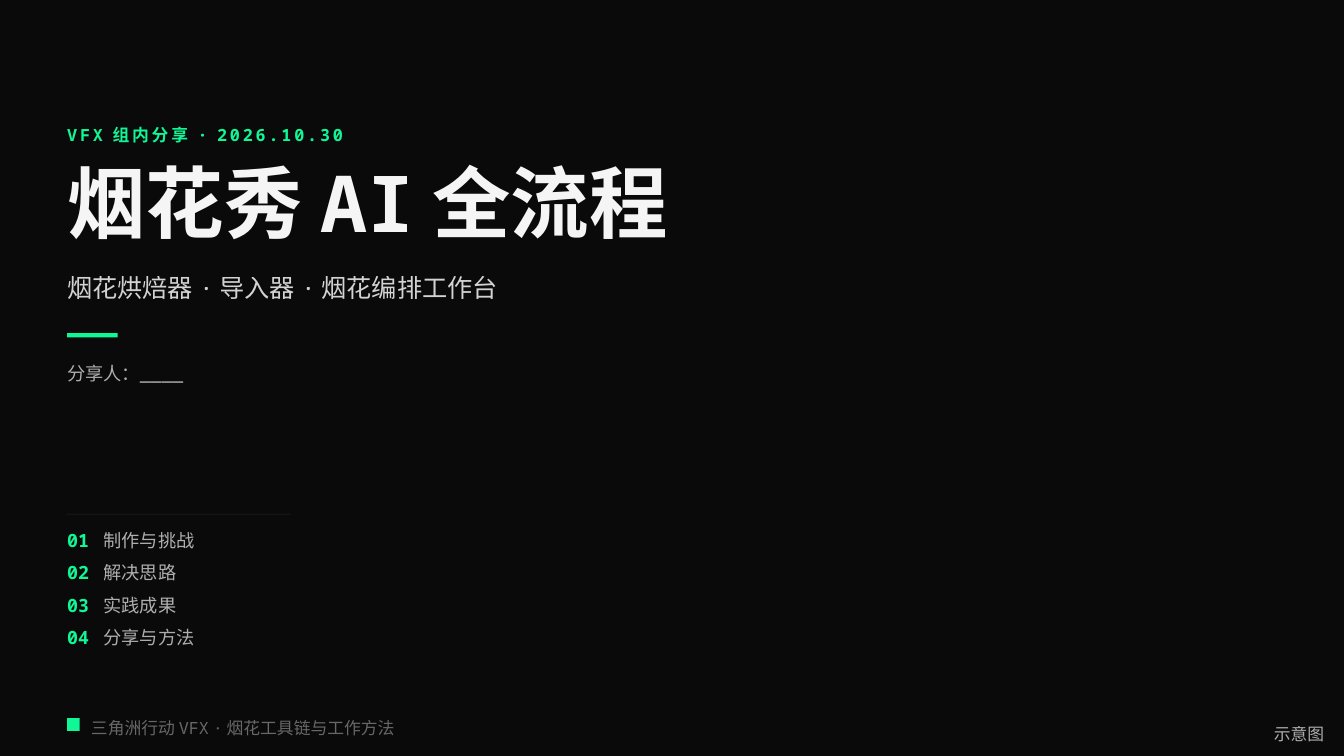
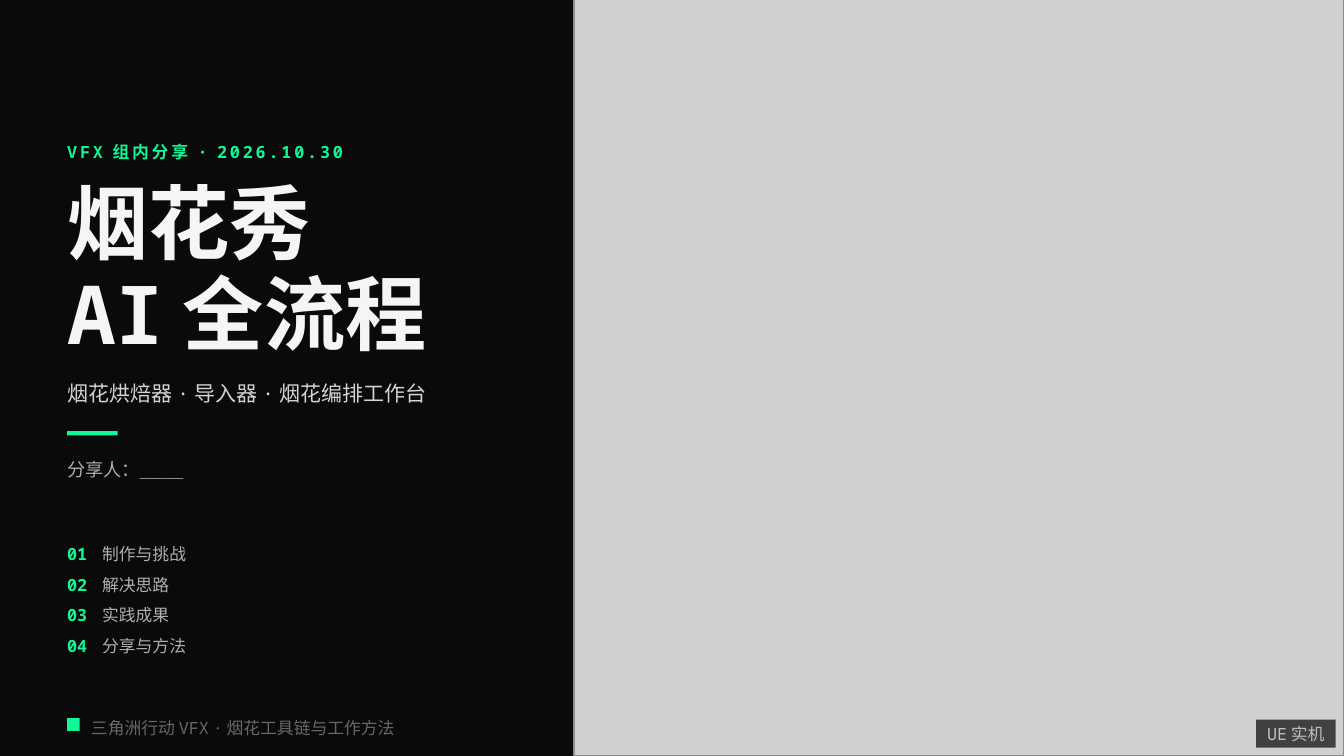
Before and after one commit to loccmaiii-lang/FireWorksLab, a slide deck: slide 1 of 协作/提示词/分享PPT交接_2026-10-29/第四版交付_云端/烟花秀AI全流程_第四版.pptx. Drawn at 1344x756 pixels with LibreOffice and Linux fonts; fonts in the diff are those of the drawing; grey boxes stand for pictures; background and template pictures are left out. Boxes give left, top, right and bottom in pixels: in the first picture for what was removed or moved away, otherwise in the second. Text is boxed around its words. In the diff, an @@ line names an element or a change of style, - is before the commit and + after.

```diff
--- a/协作/提示词/分享PPT交接_2026-10-29/第四版交付_云端/烟花秀AI全流程_第四版.pptx
+++ b/协作/提示词/分享PPT交接_2026-10-29/第四版交付_云端/烟花秀AI全流程_第四版.pptx
@@ picture added at (574, 0, 1344, 756) @@
@@ text "VFX 组内分享 · 2026.10.30": place and size @@
-text "VFX 组内分享 · 2026.10.30" at (67, 126, 343, 143)
+text "VFX 组内分享 · 2026.10.30" at (67, 143, 343, 160)
@@ text at (67, 184, 426, 352): text changed; size 56 to 58 pt @@
-烟花秀 AI 全流程
+烟花秀
+AI 全流程
@@ text "烟花烘焙器 · 导入器 · 烟花编排工作台": place and size @@
-text "烟花烘焙器 · 导入器 · 烟花编排工作台" at (67, 276, 498, 299)
+text "烟花烘焙器 · 导入器 · 烟花编排工作台" at (67, 383, 426, 403)
@@ text "烟花烘焙器 · 导入器 · 烟花编排工作台" at (67, 383, 426, 403): size 18 to 15 pt; line spacing 23.4pt to 19.5pt @@
@@ rectangle: place and size @@
-rectangle at (68, 334, 118, 338)
+rectangle at (68, 432, 118, 436)
@@ text "分享人：____": place and size @@
-text "分享人：____" at (67, 364, 183, 383)
+text "分享人：____" at (67, 461, 183, 479)
@@ text "01": place and size @@
-text "01" at (67, 534, 89, 547)
+text "01" at (67, 548, 87, 560)
@@ size 13 to 12 pt; line spacing 16.9pt to 15.6pt in 8 elements at (67, 640, 87, 652), (67, 609, 87, 621), (102, 638, 186, 654), (67, 579, 87, 591), (102, 607, 169, 623), (102, 577, 169, 593), (67, 548, 87, 560), (102, 546, 186, 562) @@
@@ text "制作与挑战": place and size @@
-text "制作与挑战" at (104, 532, 195, 549)
+text "制作与挑战" at (102, 546, 186, 562)
@@ 6 texts: place and size @@
-6 texts at (67, 564, 195, 646)
+6 texts at (67, 577, 186, 654)
@@ rectangle: place and size @@
-rectangle at (1263, 720, 1336, 748)
+rectangle at (1256, 720, 1336, 748)
@@ text at (1267, 726, 1325, 741): text changed @@
-示意图
+UE 实机
```
Also in this commit, not shown: 5 other slides changed, 17 other files.
